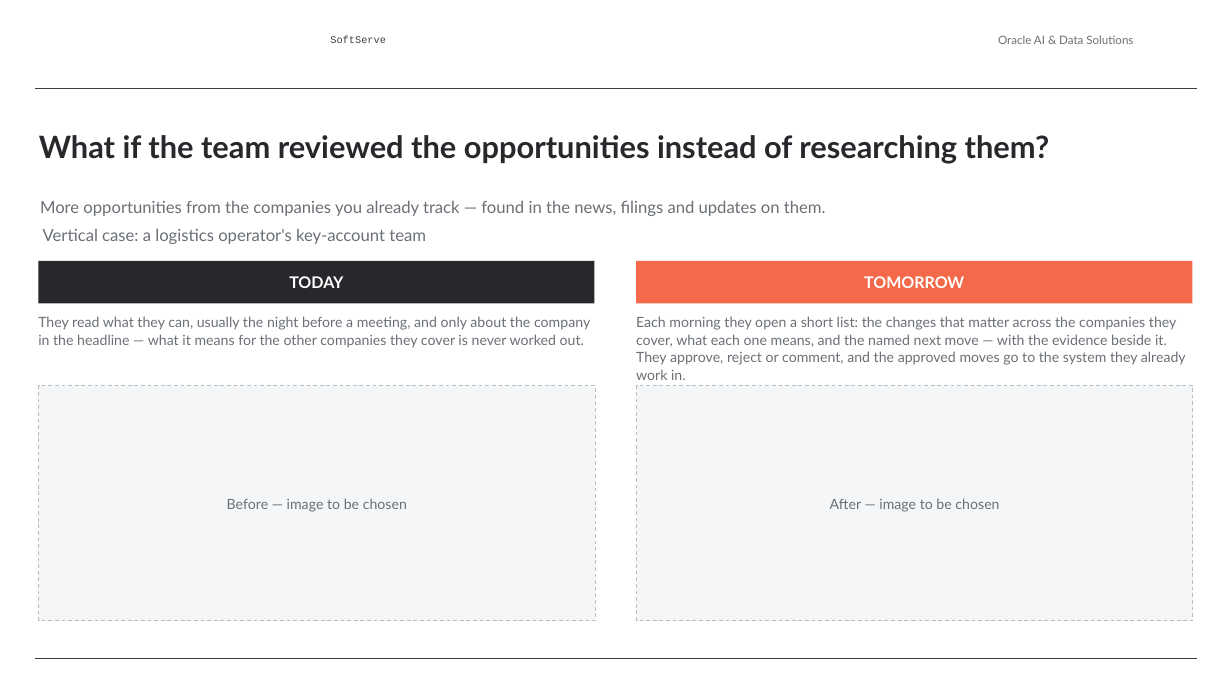
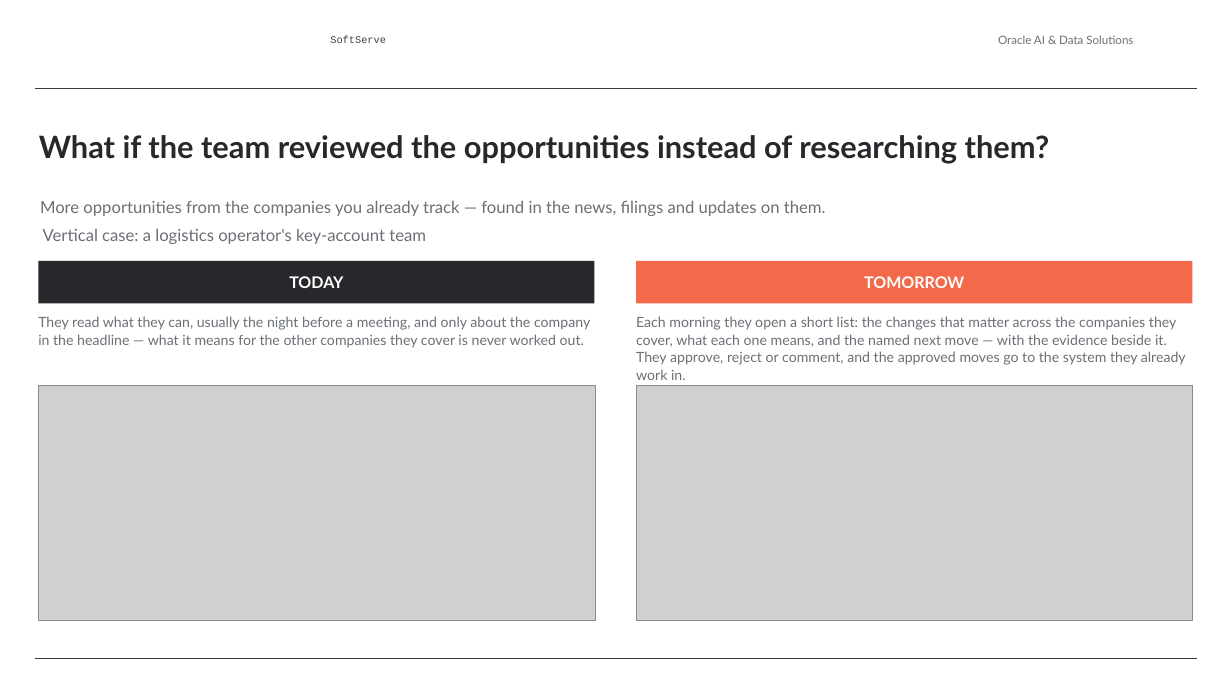
Before and after one commit to alexey-orlov/AO-Personal-OS, a slide deck: slide 4 of outputs/oracle-packs/account-insights/artifacts/account-insights-sales-deck.pptx. Drawn at 1232x693 pixels with LibreOffice and Linux fonts; fonts in the diff are those of the drawing; grey boxes stand for pictures; background and template pictures are left out. Boxes give left, top, right and bottom in pixels: in the first picture for what was removed or moved away, otherwise in the second. Text is boxed around its words. In the diff, an @@ line names an element or a change of style, - is before the commit and + after.

```diff
--- a/outputs/oracle-packs/account-insights/artifacts/account-insights-sales-deck.pptx
+++ b/outputs/oracle-packs/account-insights/artifacts/account-insights-sales-deck.pptx
@@ rectangle removed at box(39, 385, 595, 621) @@
-Before — image to be chosen
@@ picture added at box(39, 385, 595, 621) @@
@@ rectangle removed at box(637, 385, 1193, 621) @@
-After — image to be chosen
@@ picture added at box(637, 385, 1193, 621) @@
```
Also in this commit, not shown: 2 other slides changed, 1 other file.
